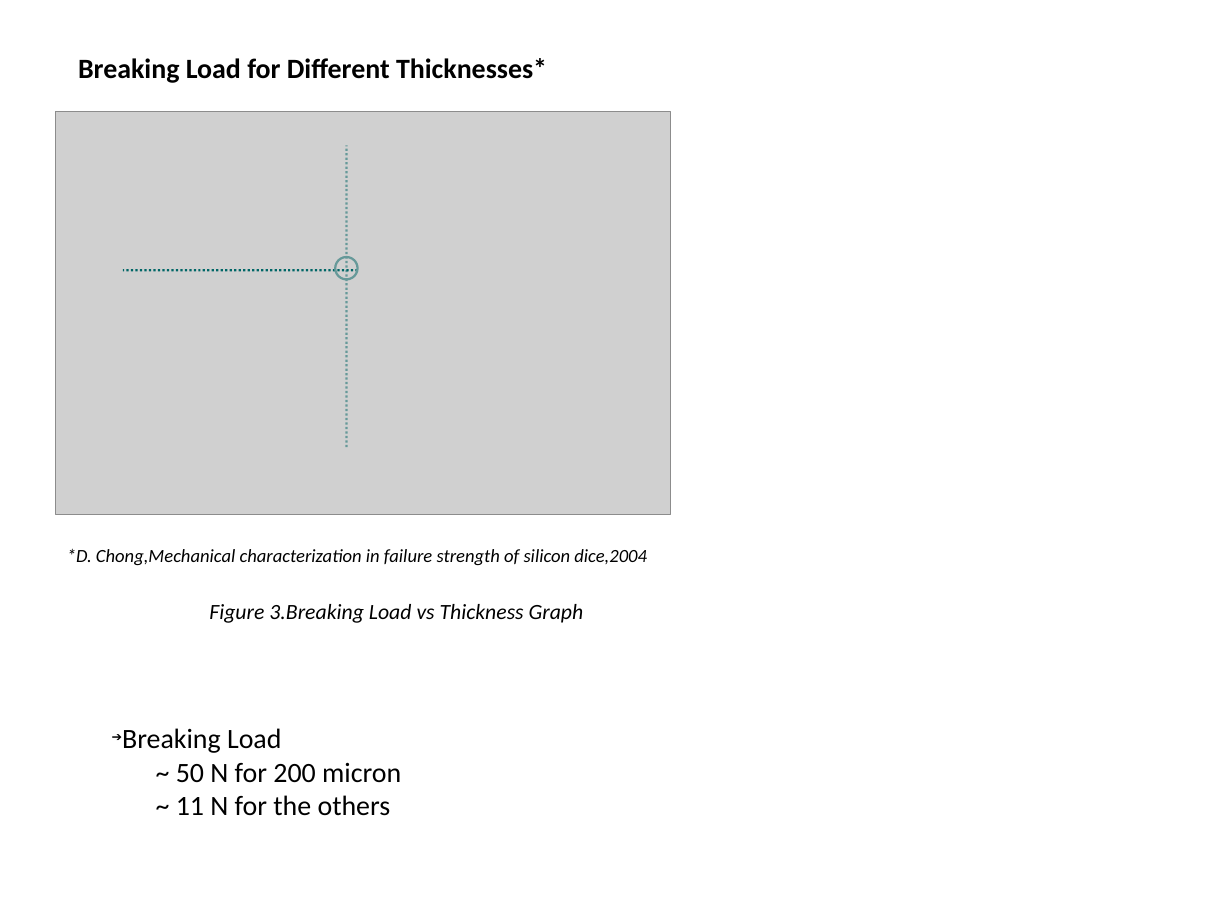
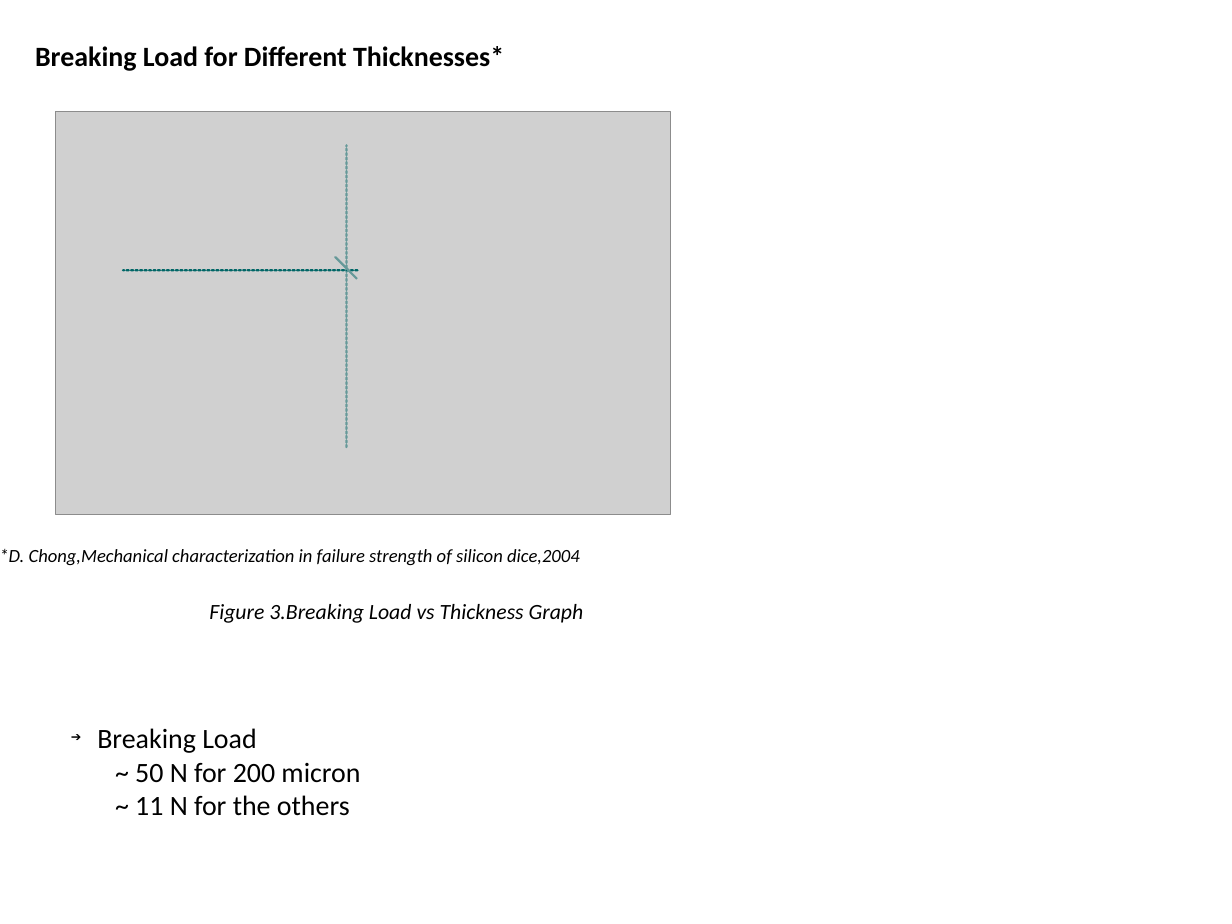
Before and after one commit to handegunduzoz/Bending, a slide deck: slide 4 of Radius of curvature.pptx. Drawn at 1232x924 pixels with LibreOffice and Linux fonts; fonts in the diff are those of the drawing; grey boxes stand for pictures. Boxes give left, top, right and bottom in pixels: in the first picture for what was removed or moved away, otherwise in the second. Text is boxed around its words. In the diff, an @@ line names an element or a change of style, - is before the commit and + after.

```diff
--- a/Radius of curvature.pptx
+++ b/Radius of curvature.pptx
@@ text "Breaking Load for Different Thicknesses*": place and size @@
-text "Breaking Load for Different Thicknesses*" at (78, 58, 547, 83)
+text "Breaking Load for Different Thicknesses*" at (35, 46, 504, 71)
@@ freeform shape at (335, 257, 358, 279): outline redrawn @@
@@ text "*D. Chong,Mechanical characterization in failure ...": place and size @@
-text "*D. Chong,Mechanical characterization in failure ..." at (67, 549, 647, 565)
+text "*D. Chong,Mechanical characterization in failure ..." at (0, 549, 580, 565)
@@ text "Breaking Load" rewrapped from (122, 728, 401, 816) to (97, 728, 360, 816) @@
```
Also in this commit, not shown: 8 other slides changed, 4 slides added, 11 other files.
